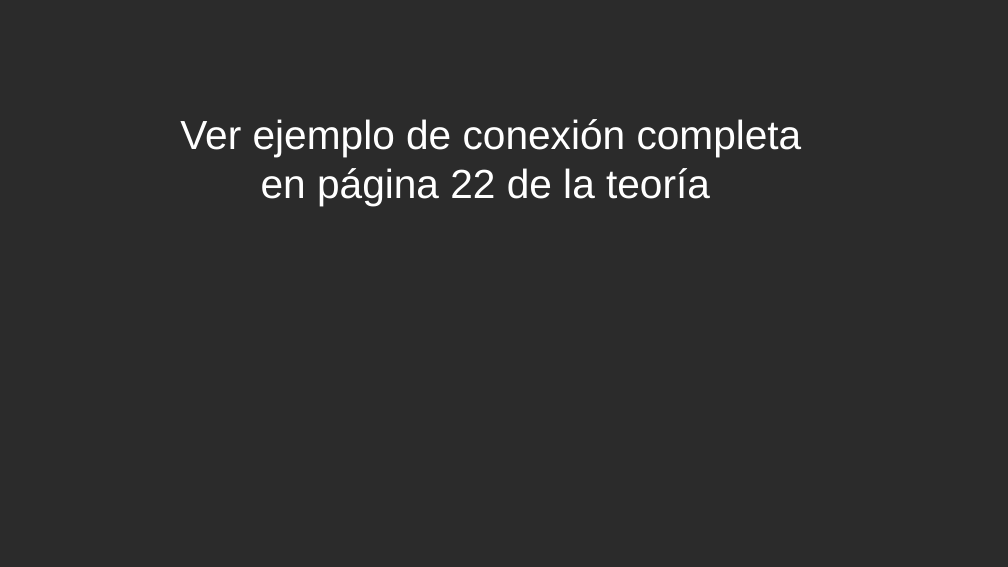
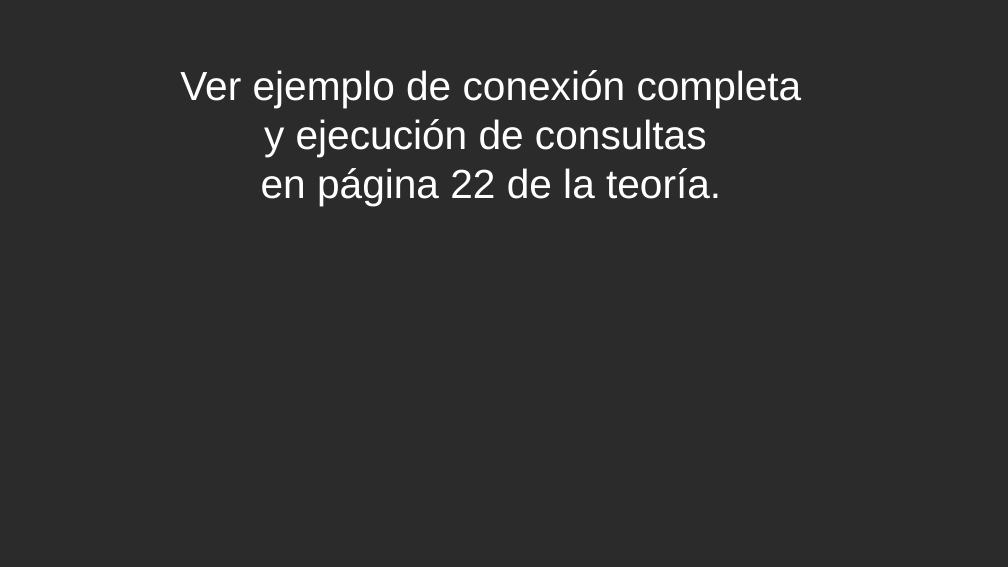
Before and after one commit to cmorenoruiz/ApuntesProgramacion, a slide deck: slide 28 of Unidad 13 Acceso a Bases de Datos/Acceso a BD Presentación para clase.odp. Drawn at 1008x567 pixels with LibreOffice and Linux fonts; fonts in the diff are those of the drawing; background and template pictures are left out; a plain dark background stands for a picture behind light text. Boxes give left, top, right and bottom in pixels: in the first picture for what was removed or moved away, otherwise in the second. Text is boxed around its words. In the diff, an @@ line names an element or a change of style, - is before the commit and + after.

```diff
--- a/Unidad 13 Acceso a Bases de Datos/Acceso a BD Presentación para clase.odp
+++ b/Unidad 13 Acceso a Bases de Datos/Acceso a BD Presentación para clase.odp
@@ subtitle at [261,119,721,205]: text changed @@
-en página 22 de la teoría
+y ejecución de consultas
+en página 22 de la teoría.
```
Also in this commit, not shown: 2 other slides changed.
